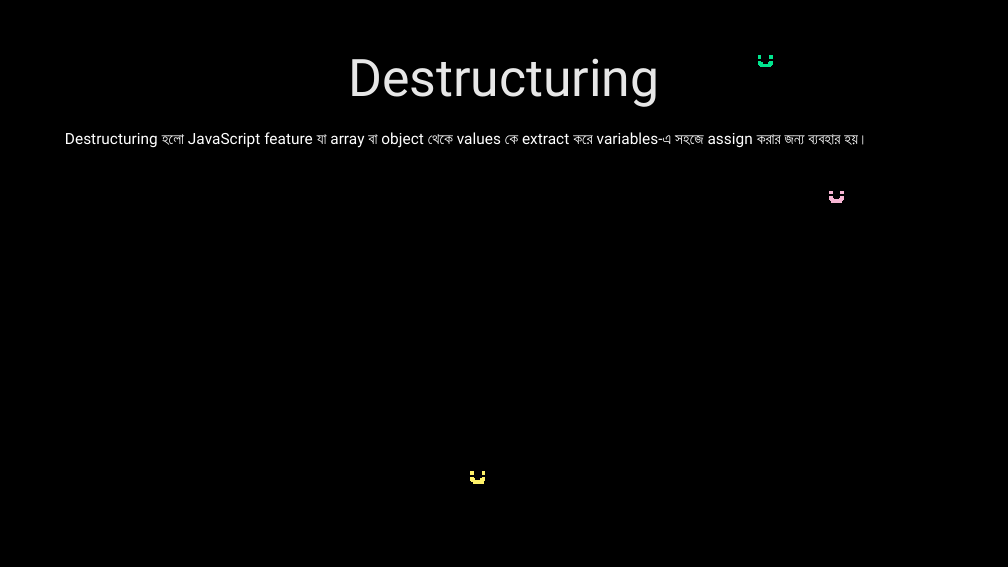
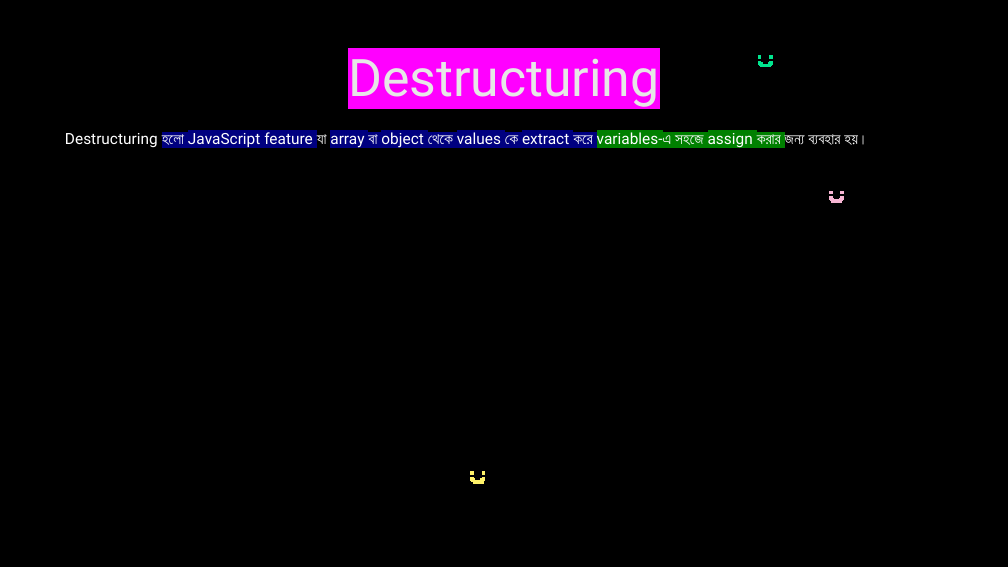
Before and after one commit to nabila-nuzhat/class-js, a slide deck: slide 50 of Interview Question JavaScript_HIGHLIGHTED.pptx. Drawn at 1008x567 pixels with LibreOffice and Linux fonts; fonts in the diff are those of the drawing. Boxes give left, top, right and bottom in pixels: in the first picture for what was removed or moved away, otherwise in the second. Text is boxed around its words. In the diff, an @@ line names an element or a change of style, - is before the commit and + after.

```diff
--- a/Interview Question JavaScript_HIGHLIGHTED.pptx
+++ b/Interview Question JavaScript_HIGHLIGHTED.pptx
@@ title "Destructuring" at [348,58,659,107]: highlight none to #FF00FF @@
@@ text "Destructuring হলো JavaScript feature যা ..." at [65,131,868,149]: highlight none to #000080 in "হলো JavaScript feature array বা object থেকে ..."; highlight none to #008000 in "variables-এ সহজে assign করার" @@
```
Also in this commit, not shown: 6 other slides changed, 3 other files.
